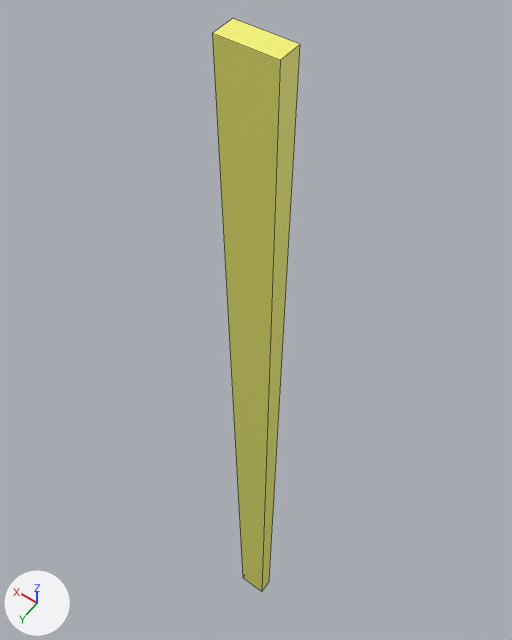
An edit to the FBX model Capstone/Assets/3D Assets/Character/AZULE/meterstick.fbx, drawn before and after from the same camera.
Rendered twice from a camera (50 mm lens) standing at (-0.0326, 0.0456, 0.1729) and looking at (0.0088, -0.0123, 0.082). Arrows for +X, +Y and +Z are at lower left; the lights stay in place. Mesh edges are drawn as thin lines.

The older version as bpy lines, for what is in view:
```python
me_mesh = bpy.data.meshes.new('Mesh')
me_mesh.from_pydata([(-0.5, -0.5, 0.5), (0.5, -0.5, 0.5), (-0.625, 0.5, 0.5), (0.625, 0.5, 0.5), (-0.625, 0.5, -0.5), (0.625, 0.5, -0.5), (-0.5, -0.5, -0.5), (0.5, -0.5, -0.5)], [], [(0, 1, 3, 2), (2, 3, 5, 4), (4, 5, 7, 6), (6, 7, 1, 0), (1, 7, 5, 3), (6, 0, 2, 4)])
me_mesh.materials.append(mat_lambert1)  # yellow #f7f777
ob_meterstick = bpy.data.objects.new('meterstick', me_mesh)
ob_meterstick.location = (0.0, 0.0, 0.0702)
ob_meterstick.rotation_euler = (1.571, 0.0, 0.0)  # degrees (90, 0, 0)
ob_meterstick.scale = (0.00566, 0.14, 0.00297)
```
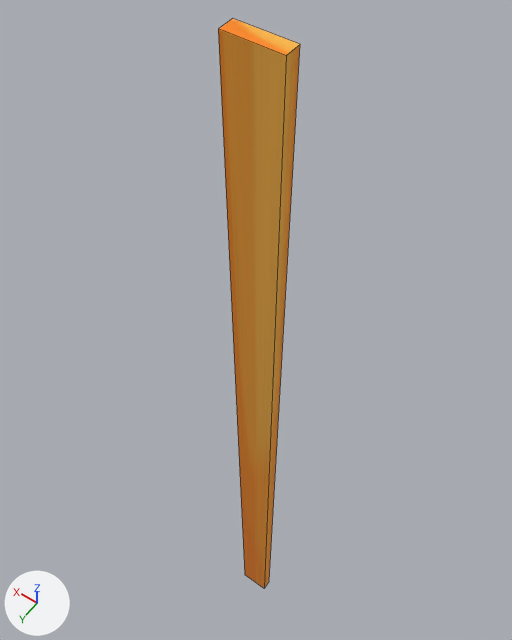
The newer file is also turned or shifted as a whole; pictures and numbers use the older file's frame.

Boxes (x1, y1, x2, y2) around the edits, measured in the pictures (512 x 640 px):
```json
{"object": "meterstick", "change": "recoloured, surface changed, moved, rescaled", "before": [212, 19, 300, 591], "after": [218, 19, 300, 588], "on screen": "yellow to brown, 7% narrower"}
```

Edits to the scene script, one JSON object a line:
```json
{"op": "add", "block": "img_ruler_texture_png", "code": ["img_ruler_texture_png = load_image('Ruler_Texture.png', 'Ruler_Texture.png', 1080, 1080, 'sRGB')"]}
{"op": "add", "block": "mat_ruler", "code": ["mat_ruler = principled_material('Ruler')", "mat_ruler.texture = img_ruler_texture_png", "mat_ruler.roughness = 1.0"]}
{"block": "me_mesh", "where": "me_mesh.from_pydata(...)  # 8 vertices, 6 faces; spans x -0.625..0.625, y -0.5..0.5, z -0.5..0.5"}
{"block": "me_mesh", "where": "# used by ob_meterstick; location = (0.0, 0.0, 0.0702); rotation_euler = (1.571, 0.0, 0.0), in degrees (90, 0, 0); scale = (0.00566, 0.14, 0.00297)"}
{"op": "remove", "block": "me_mesh", "code": "me_mesh.materials.append(mat_lambert1)  # yellow #f7f777"}
{"block": "me_mesh", "change": "me_mesh part 1: texture (UV) coordinates of 6 of 6 faces, centred in x -0.562..0.562, y -0.5..0.5, z -0.5..0.5, changed; they spanned u 0.12..0.88, v 0.0..1.0 and now span u 0.12..0.68, v 0.03..0.95"}
{"op": "add", "block": "me_mesh", "code": "me_mesh.materials.append(mat_ruler)  # picture img_ruler_texture_png"}
{"op": "set", "path": "ob_meterstick.location", "old": "(0.0, 0.0, 0.0702)", "new": "(0.0, -0.0004, 0.0702)"}
{"op": "set", "path": "ob_meterstick.scale", "old": "(0.00566, 0.14, 0.00297)", "new": "(0.00566, 0.14, 0.00213)"}
```
